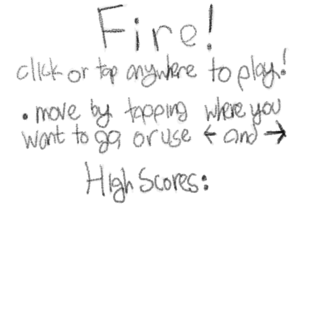
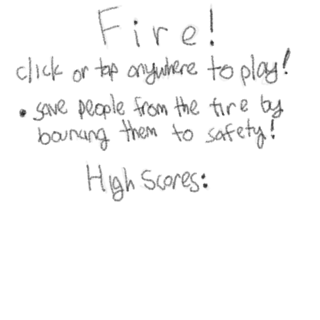
Comparing the layer stacks of the two (320, 320) images. Changes:
added layer (unnamed layer) (1st of 6) over (15, 5, 291, 202)
added layer (unnamed layer) (2nd of 6) (11%) over (15, 3, 290, 201)
hid (unnamed layer) (4th of 6), opacity 100% → 10% over (16, 3, 287, 204)
hid (unnamed layer) (5th of 6) over (17, 3, 290, 204)
